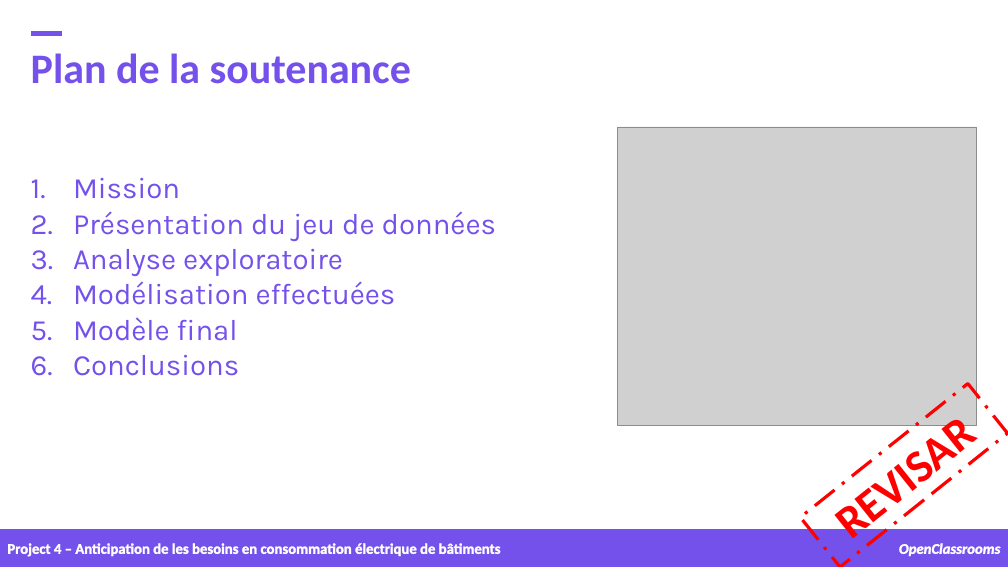
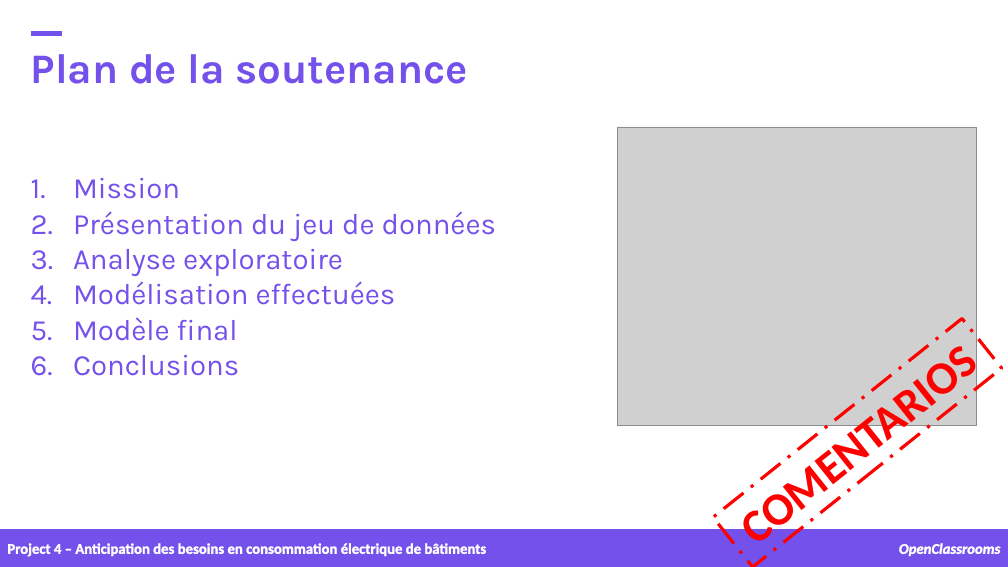
Before and after one commit to samirhinojosa/OC-P4-consumption-needs-of-buildings, a slide deck: slide 2 of supports/P4_presentation v1.pptx. Drawn at 1008x567 pixels with LibreOffice and Linux fonts; fonts in the diff are those of the drawing; grey boxes stand for pictures; background and template pictures are left out. Boxes give left, top, right and bottom in pixels: in the first picture for what was removed or moved away, otherwise in the second. Text is boxed around its words. In the diff, an @@ line names an element or a change of style, - is before the commit and + after.

Commit message:
presentation

```diff
--- a/supports/P4_presentation v1.pptx
+++ b/supports/P4_presentation v1.pptx
@@ text "Plan de la soutenance" at (31,54,468,84): font Calibri to Karla @@
@@ text in rectangle at (713,319,1002,567): text changed @@
-REVISAR
+COMENTARIOS
@@ rectangle "COMENTARIOS": place and size @@
-rectangle "COMENTARIOS" at (801,384,1008,567)
+rectangle "COMENTARIOS" at (713,319,1002,567)
@@ text at (7,543,486,557): text changed @@
-Project 4 – Anticipation de les besoins en consommation électrique de bâtiments
+Project 4 – Anticipation des besoins en consommation électrique de bâtiments
```
Also in this commit, not shown: 6 other slides changed, 15 slides added, 1 slide removed, 55 other files.
